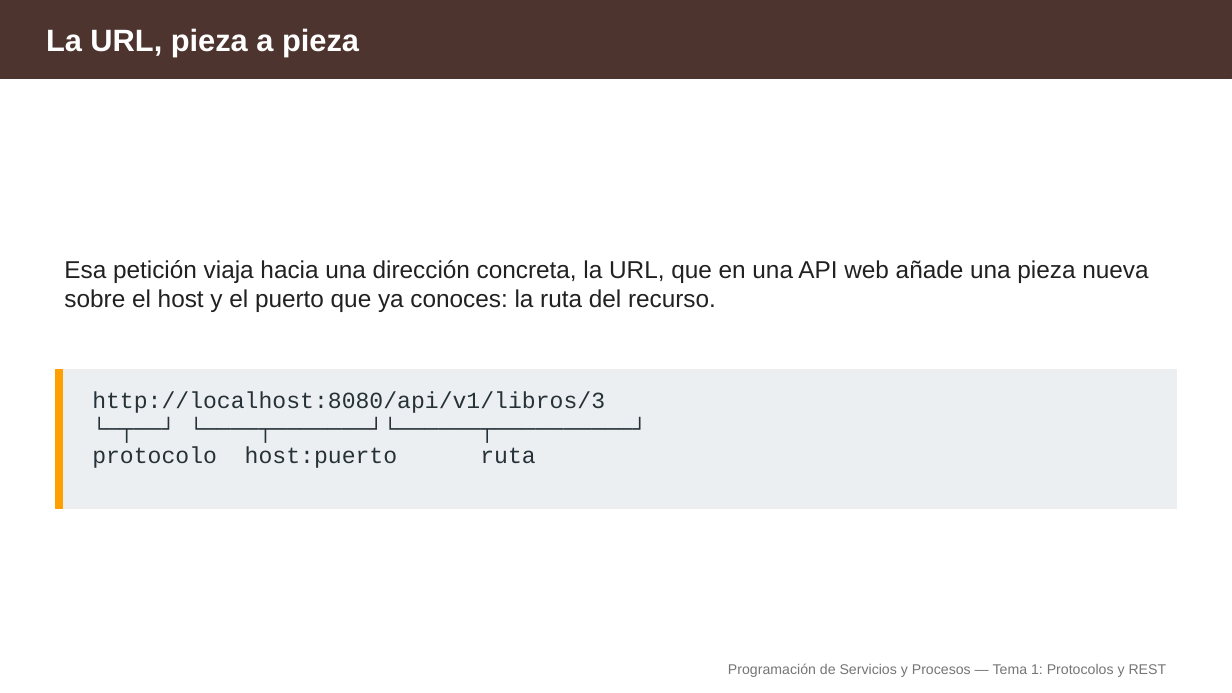
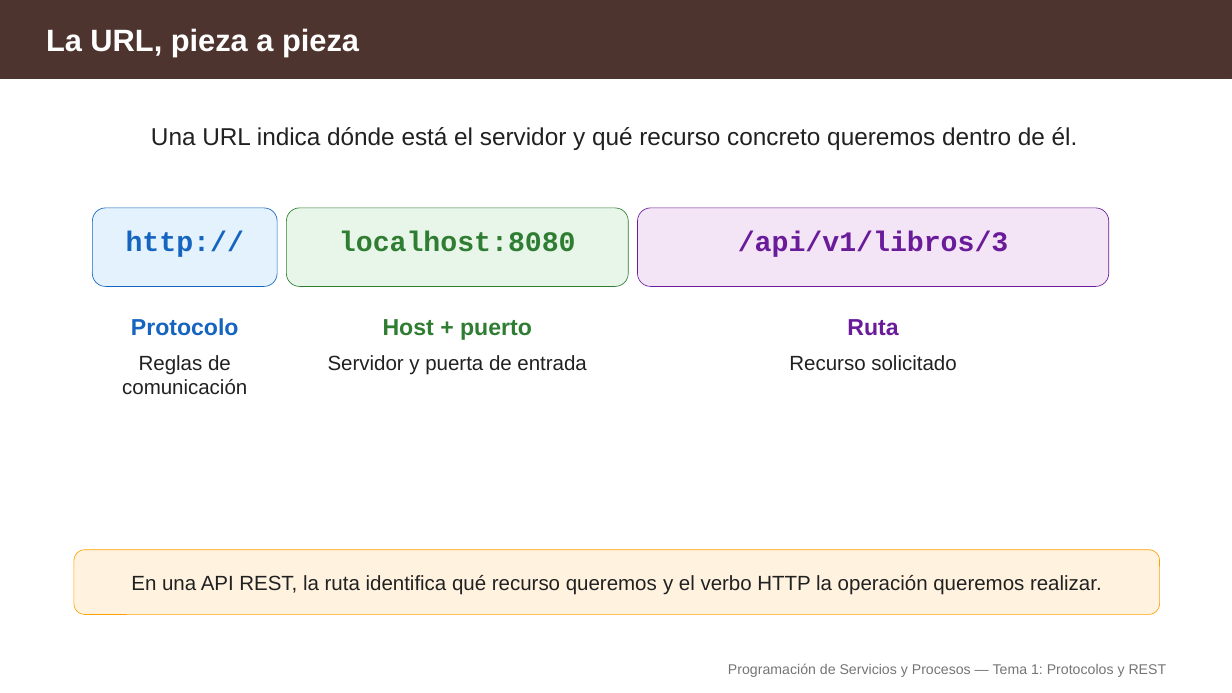
Before and after one commit to aitorventura/programacion-servicios-procesos, a slide deck: slide 3 of docs/tema1/diapositivas/protocolos-y-rest.pptx. Drawn at 1232x693 pixels with LibreOffice and Linux fonts; fonts in the diff are those of the drawing. Boxes give left, top, right and bottom in pixels: in the first picture for what was removed or moved away, otherwise in the second. Text is boxed around its words. In the diff, an @@ line names an element or a change of style, - is before the commit and + after.

Commit message:
diapositivas protocolos y rest

```diff
--- a/docs/tema1/diapositivas/protocolos-y-rest.pptx
+++ b/docs/tema1/diapositivas/protocolos-y-rest.pptx
@@ text added at bbox=[151, 127, 1078, 150], 19 pt, text #212121 @@
+Una URL indica dónde está el servidor y qué recurso concreto queremos dentro de él.
@@ rounded rectangle added at bbox=[92, 208, 277, 287], fill #E3F2FD, outline #1565C0 0.5 pt @@
@@ rounded rectangle added at bbox=[287, 208, 628, 287], fill #E8F5E9, outline #2E7D32 0.5 pt @@
@@ rounded rectangle added at bbox=[638, 208, 1109, 287], fill #F3E5F5, outline #6A1B9A 0.5 pt @@
@@ text added at bbox=[126, 232, 244, 257], 22 pt, text #1565C0, bold @@
+http://
@@ text added at bbox=[339, 232, 576, 252], 22 pt, text #2E7D32, bold @@
+localhost:8080
@@ text added at bbox=[738, 232, 1009, 257], 22 pt, text #6A1B9A, bold @@
+/api/v1/libros/3
@@ text removed at bbox=[64, 260, 1148, 312] @@
-Esa petición viaja hacia una dirección concreta, la URL, que en una API web añade una pieza nueva sobre el host y el puerto que ya conoces: la ruta del recurso.
@@ text added at bbox=[131, 318, 239, 336], 18 pt, text #1565C0, bold @@
+Protocolo
@@ text added at bbox=[383, 319, 532, 340], 18 pt, text #2E7D32, bold @@
+Host + puerto
@@ text added at bbox=[847, 319, 898, 336], 18 pt, text #6A1B9A, bold @@
+Ruta
@@ text added at bbox=[122, 355, 247, 394], 16 pt, text #212121 @@
+Reglas de comunicación
@@ text added at bbox=[328, 355, 586, 375], 16 pt, text #212121 @@
+Servidor y puerta de entrada
@@ text added at bbox=[789, 355, 956, 371], 16 pt, text #212121 @@
+Recurso solicitado
@@ rectangle removed at bbox=[55, 370, 1177, 508] @@
@@ rectangle removed at bbox=[55, 370, 63, 508] @@
@@ text removed at bbox=[92, 391, 605, 468] @@
-http://localhost:8080/api/v1/libros/3
-└─┬──┘ └────┬───────┘└──────┬──────────┘
-protocolo host:puerto ruta
@@ rounded rectangle added at bbox=[74, 550, 1160, 615], fill #FFF3E0, outline #FFA000 0.5 pt @@
@@ text added at bbox=[131, 575, 1102, 595], 16 pt, text #212121 @@
+En una API REST, la ruta identifica qué recurso queremos y el verbo HTTP la operación queremos realizar.
```
Also in this commit, not shown: 15 other slides changed, 1 slide added, 19 slides removed, 1 other file.
